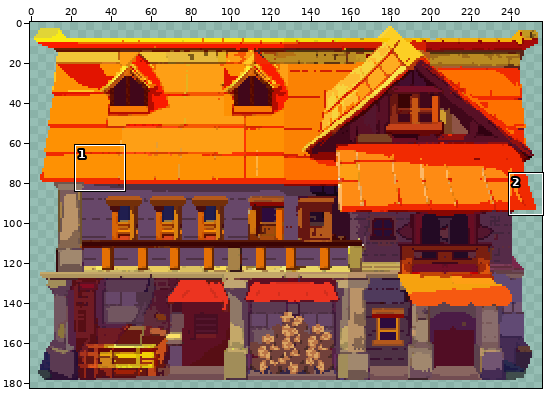
Two states of a sprite sheet, img/characters/LumberMill.png. Above: a wide view before the commit, with the close-up outlined.
Close-up. Before:
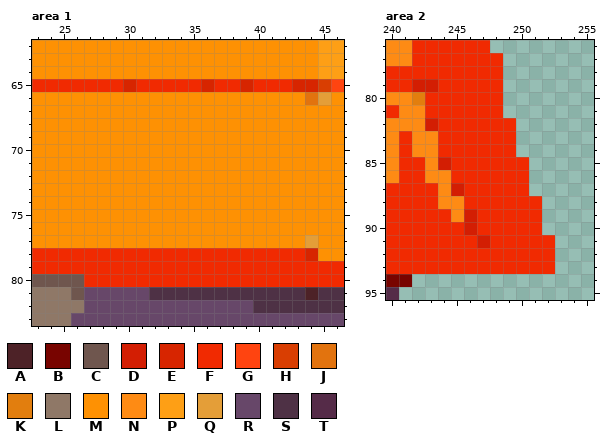
The file is 256x256 pixels. Colours within 5 levels of each other are drawn and written as one. Shown: area 1: x 23..46, y 62..83; area 2: x 240..255, y 76..95. The wide view leaves out empty margins. The commit also changed other parts of the picture, which this record leaves out.
Palette (. is transparent): A #4d2227  B #780400  C #6f564e  D #d31e03  E #d72500  F #f12a01  G #ff4410  H #d93e02  J #e2730e  K #e27e0e  L #8f7867  M #fe9103  N #fe8b14  P #fe9f15  Q #e49e38  R #674769  S #4e3145  T #552b48
Pixels before, area 1, first column x 23:
62 MMMMMMMMMMMMMMMMMMMMMMPP
63 MMMMMMMMMMMMMMMMMMMMMMPP
64 MMMMMMMMMMMMMMMMMMMMMMPP
65 FFFFFFFEFFFFFEFFEFFFEEHG
66 MMMMMMMMMMMMMMMMMMMMMJQM
67 MMMMMMMMMMMMMMMMMMMMMMMM
68 MMMMMMMMMMMMMMMMMMMMMMMM
69 MMMMMMMMMMMMMMMMMMMMMMMM
70 MMMMMMMMMMMMMMMMMMMMMMMM
71 MMMMMMMMMMMMMMMMMMMMMMMM
72 MMMMMMMMMMMMMMMMMMMMMMMM
73 MMMMMMMMMMMMMMMMMMMMMMMM
74 MMMMMMMMMMMMMMMMMMMMMMMM
75 MMMMMMMMMMMMMMMMMMMMMMMM
76 MMMMMMMMMMMMMMMMMMMMMMMM
77 MMMMMMMMMMMMMMMMMMMMMQMM
78 FFFFFFFFFFFFFFFFFFFFFEMM
79 FFFFFFFFFFFFFFFFFFFFFFFF
80 CCCCFFFFFFFFFFFFFFFFFFFF
81 LLLCRRRRRSSSSSSSSSSSSASS
82 LLLLRRRRRRRRRRRRRSSSSSSS
83 LLLRRRRRRRRRRRRRRRRRRRRR
Pixels before, area 2, first column x 240:
76 NNFFFFFF.....
77 NNFFFFFFF....
78 FFFFFFFFF....
79 FFDDFFFFF....
80 NNKFFFFFF....
81 FNNFFFFFF....
82 NNNDFFFFFF...
83 NFNNFFFFFF...
84 NFNNFFFFFF...
85 NFFNDFFFFFF..
86 NFFNNFFFFFF..
87 FFFFNDFFFFF..
88 FFFFNNFFFFFF.
89 FFFFFNDFFFFF.
90 FFFFFFDFFFFF.
91 FFFFFFFDFFFFF
92 FFFFFFFFFFFFF
93 FFFFFFFFFFFFF
94 BB...........
95 T............
New version:
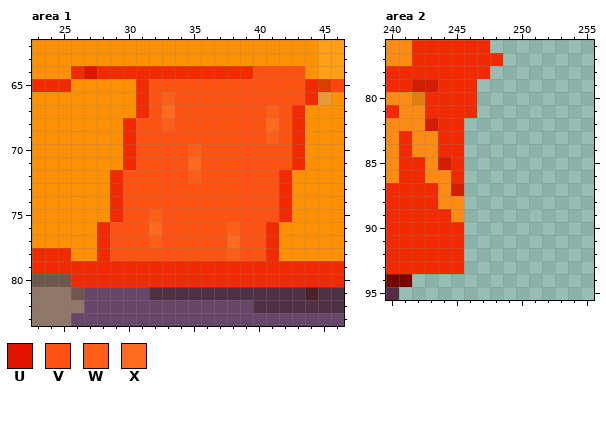
Colours new in this view: U #e21400  V #fe5212  W #fe5f18  X #fe6b1e
Edits made:
Area 1:
y 64: x 26..43 MMMMMMMMMMMMMMMMMM -> FUFFFFFFFFFFFFVVVV
y 65: x 26..30 FFFFE -> MMMMM; x 32..44 FFFFEFFEFFFEE -> VVVVVVVVVVVVF
y 66: x 31..44 MMMMMMMMMMMMMJ -> FVWVVVVVVVVVVF
y 67: x 31..43 MMMMMMMMMMMMM -> FVXVVVVVVVWVF
y 68: x 30..43 MMMMMMMMMMMMMM -> FVVWVVVVVVVXVF
y 69: x 30..43 MMMMMMMMMMMMMM -> FVVVVVVVVVVWVF
y 70: x 30..43 MMMMMMMMMMMMMM -> FVVVVWVVVVVVVF
y 71: x 30..43 MMMMMMMMMMMMMM -> FVVVVXVVVVVVVF
y 72: x 29..42 MMMMMMMMMMMMMM -> FVVVVVWVVVVVVF
y 73..74: x 29..42 MMMMMMMMMMMMMM -> FVVVVVVVVVVVVF
y 75: x 29..42 MMMMMMMMMMMMMM -> FVVWVVVVVVVVVF
y 76: x 28..41 MMMMMMMMMMMMMM -> FVVVXVVVVVWVVF
y 77: x 28..41 MMMMMMMMMMMMMM -> FVVVWVVVVVXVVF; x 44 Q -> M
y 78: x 26..27 FF -> MM; x 29..40 FFFFFFFFFFFF -> VVVVVVVVVWVV; x 42..44 FFE -> MMM
y 80: x 26 C -> F
Area 2:
y 78: x 248 F -> .
y 79..81: x 247..248 FF -> ..
y 82..84: x 246..249 FFFF -> ....
y 85..87: x 246..250 FFFFF -> .....
y 88: x 246..251 FFFFFF -> ......
y 89..90: x 246..251 DFFFFF -> ......
y 91: x 246..252 FDFFFFF -> .......
y 92..93: x 246..252 FFFFFFF -> .......
Changed places in both close-ups, as pixel boxes (x1, y1, x2, y2):
changed: (71, 66, 318, 287)
erased: (464, 66, 555, 274)
